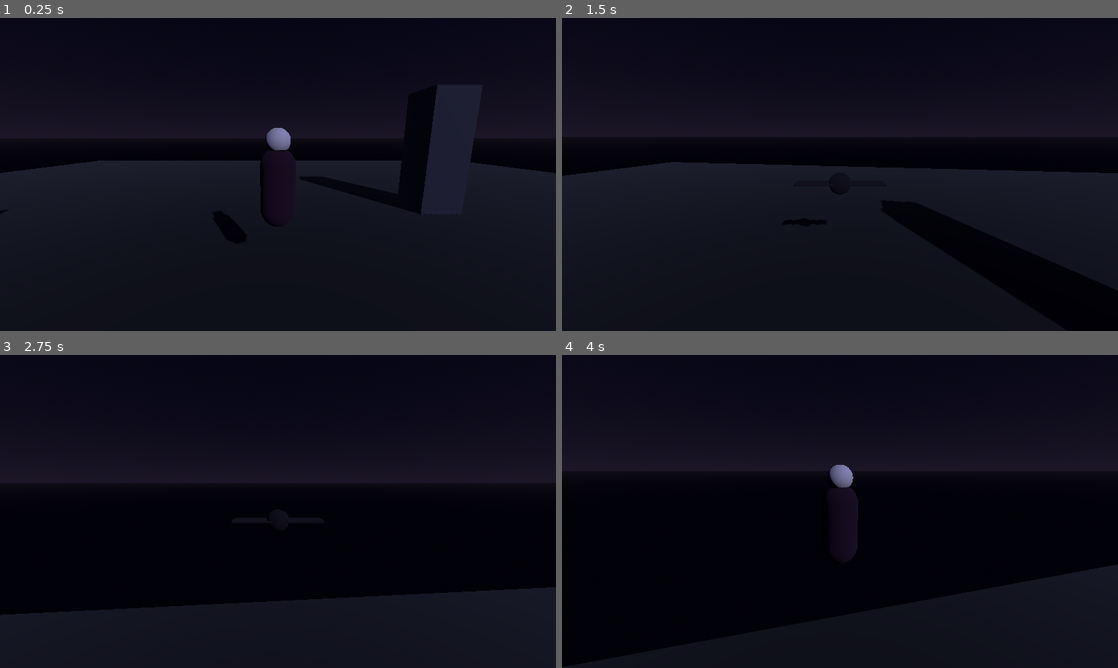
Above: before the commit, frames 1-4 (two rows, left to right).
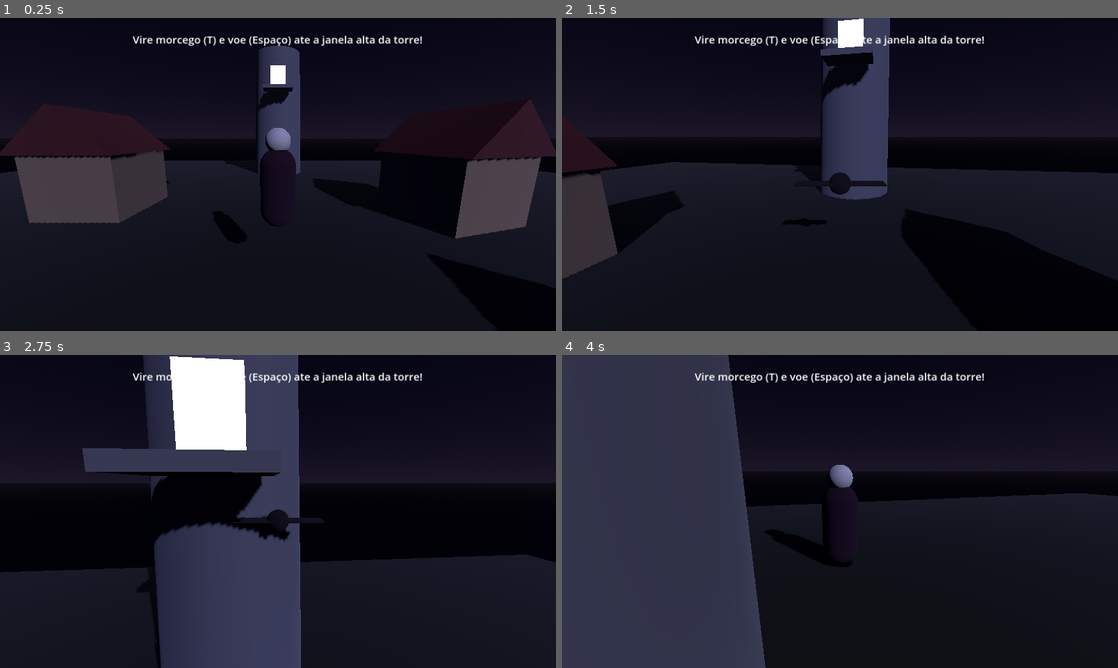
Above: after the commit, the same moments.

Repository: Rafawkj/Luciano
Game: Godot game, scene res://scenes/world.tscn
Two runs of this game, one before a commit and one after it. Both use one fixed random seed, a clock stepped at 60 frames per second and the inputs below.
Inputs (mouse positions are in pixels of both pictures, inside the frame that each line leads up to):
- Up to frame 1 (0.25 s): no input
- Up to frame 2 (1.5 s): move the mouse to (867, 174) at 0.52 s; hold Shift (correr) 0.53-1.28 s; hold W (mover_frente) from 0.53 s (still down); tap Space (pular) at 0.77 s; move the mouse to (812, 174) at 1.27 s; tap T (transformar) at 1.35 s
- Up to frame 3 (2.75 s): keep holding W (mover_frente); tap Space (pular) at 1.52 s; move the mouse to (289, 505) at 2.02 s; hold Shift (correr) from 2.03 s (still down)
- Up to frame 4 (4 s): keep holding W (mover_frente); move the mouse to (834, 517) at 2.77 s; release Shift (correr) at 2.78 s; tap T (transformar) at 2.85 s; tap Space (pular) at 3.02, 3.77 s; move the mouse to (878, 514) at 3.52 s; hold Shift (correr) from 3.53 s (still down)

The runs differ from the first frame. In frame 1, 16% of the frame differs, in the area x 0-100%, y 5-71%; in frame 2, 9.4%; in frame 3, 33%; in frame 4, 40%, in the area x 0-100%, y 0-100%.

Commit message:
Adiciona vila medieval com torre e janela alta acessivel so na forma morcego
- Nova cena village.tscn: 4 casas com colisao, torre de pedra com sacada
- Janela alta com painel luminoso no topo da torre, fora do alcance do pulo
- Area3D (janela_alta.gd) detecta a chegada do jogador e exibe mensagem
- HUD (CanvasLayer + Label) em world.tscn mostra instrucoes/mensagens
- Player adicionado ao grupo "player"; pilares antigos removidos do mundo

Co-Authored-By: Claude Opus 4.8 <noreply@anthropic.com>
Claude-Session: https://claude.ai/code/session_01LpmYnzLzqZkJ9F5Pb2UVqf

Diff:
--- a/scenes/player.tscn
+++ b/scenes/player.tscn
@@ -34,7 +34,7 @@
 material = SubResource("mat_morcego")
 size = Vector3(0.9, 0.04, 0.45)
 
-[node name="Player" type="CharacterBody3D"]
+[node name="Player" type="CharacterBody3D" groups=["player"]]
 script = ExtResource("1_player")
 
 [node name="CollisionShape3D" type="CollisionShape3D" parent="."]
--- /dev/null
+++ b/scenes/village.tscn
@@ -0,0 +1,149 @@
+[gd_scene load_steps=15 format=3 uid="uid://d0vampirevillage1"]
+
+[ext_resource type="Script" path="res://scripts/janela_alta.gd" id="1_janela"]
+
+[sub_resource type="StandardMaterial3D" id="mat_parede"]
+albedo_color = Color(0.55, 0.46, 0.36, 1)
+roughness = 0.9
+
+[sub_resource type="StandardMaterial3D" id="mat_telhado"]
+albedo_color = Color(0.33, 0.11, 0.1, 1)
+roughness = 0.85
+
+[sub_resource type="StandardMaterial3D" id="mat_pedra"]
+albedo_color = Color(0.42, 0.42, 0.46, 1)
+roughness = 0.95
+
+[sub_resource type="StandardMaterial3D" id="mat_janela"]
+albedo_color = Color(1, 0.85, 0.4, 1)
+emission_enabled = true
+emission = Color(1, 0.8, 0.35, 1)
+emission_energy_multiplier = 3.0
+
+[sub_resource type="BoxMesh" id="mesh_parede"]
+material = SubResource("mat_parede")
+size = Vector3(4, 3, 4)
+
+[sub_resource type="BoxShape3D" id="shape_parede"]
+size = Vector3(4, 3, 4)
+
+[sub_resource type="PrismMesh" id="mesh_telhado"]
+material = SubResource("mat_telhado")
+size = Vector3(4.6, 2, 4.6)
+
+[sub_resource type="CylinderMesh" id="mesh_torre"]
+material = SubResource("mat_pedra")
+top_radius = 2.2
+bottom_radius = 2.5
+height = 12.0
+
+[sub_resource type="CylinderShape3D" id="shape_torre"]
+height = 12.0
+radius = 2.5
+
+[sub_resource type="BoxMesh" id="mesh_balcao"]
+material = SubResource("mat_pedra")
+size = Vector3(2.6, 0.3, 1.6)
+
+[sub_resource type="BoxShape3D" id="shape_balcao"]
+size = Vector3(2.6, 0.3, 1.6)
+
+[sub_resource type="BoxMesh" id="mesh_janela"]
+material = SubResource("mat_janela")
+size = Vector3(1.4, 2.0, 0.3)
+
+[sub_resource type="BoxShape3D" id="shape_trigger"]
+size = Vector3(2.6, 2.0, 1.6)
+
+[node name="Vila" type="Node3D"]
+
+[node name="Casa1" type="StaticBody3D" parent="."]
+transform = Transform3D(1, 0, 0, 0, 1, 0, 0, 0, 1, 9, 0, 8)
+
+[node name="Parede" type="MeshInstance3D" parent="Casa1"]
+transform = Transform3D(1, 0, 0, 0, 1, 0, 0, 0, 1, 0, 1.5, 0)
+mesh = SubResource("mesh_parede")
+
+[node name="ColisaoParede" type="CollisionShape3D" parent="Casa1"]
+transform = Transform3D(1, 0, 0, 0, 1, 0, 0, 0, 1, 0, 1.5, 0)
+shape = SubResource("shape_parede")
+
+[node name="Telhado" type="MeshInstance3D" parent="Casa1"]
+transform = Transform3D(1, 0, 0, 0, 1, 0, 0, 0, 1, 0, 4, 0)
+mesh = SubResource("mesh_telhado")
+
+[node name="Casa2" type="StaticBody3D" parent="."]
+transform = Transform3D(0.866, 0, -0.5, 0, 1, 0, 0.5, 0, 0.866, -10, 0, 7)
+
+[node name="Parede" type="MeshInstance3D" parent="Casa2"]
+transform = Transform3D(1, 0, 0, 0, 1, 0, 0, 0, 1, 0, 1.5, 0)
+mesh = SubResource("mesh_parede")
+
+[node name="ColisaoParede" type="CollisionShape3D" parent="Casa2"]
+transform = Transform3D(1, 0, 0, 0, 1, 0, 0, 0, 1, 0, 1.5, 0)
+shape = SubResource("shape_parede")
+
+[node name="Telhado" type="MeshInstance3D" parent="Casa2"]
+transform = Transform3D(1, 0, 0, 0, 1, 0, 0, 0, 1, 0, 4, 0)
+mesh = SubResource("mesh_telhado")
+
+[node name="Casa3" type="StaticBody3D" parent="."]
+transform = Transform3D(0.966, 0, 0.259, 0, 1, 0, -0.259, 0, 0.966, 8, 0, -5)
+
+[node name="Parede" type="MeshInstance3D" parent="Casa3"]
+transform = Transform3D(1, 0, 0, 0, 1, 0, 0, 0, 1, 0, 1.5, 0)
+mesh = SubResource("mesh_parede")
+
+[node name="ColisaoParede" type="CollisionShape3D" parent="Casa3"]
+transform = Transform3D(1, 0, 0, 0, 1, 0, 0, 0, 1, 0, 1.5, 0)
+shape = SubResource("shape_parede")
+
+[node name="Telhado" type="MeshInstance3D" parent="Casa3"]
+transform = Transform3D(1, 0, 0, 0, 1, 0, 0, 0, 1, 0, 4, 0)
+mesh = SubResource("mesh_telhado")
+
+[node name="Casa4" type="StaticBody3D" parent="."]
+transform = Transform3D(1, 0, 0, 0, 1, 0, 0, 0, 1, -9, 0, -6)
+
+[node name="Parede" type="MeshInstance3D" parent="Casa4"]
+transform = Transform3D(1, 0, 0, 0, 1, 0, 0, 0, 1, 0, 1.5, 0)
+mesh = SubResource("mesh_parede")
+
+[node name="ColisaoParede" type="CollisionShape3D" parent="Casa4"]
+transform = Transform3D(1, 0, 0, 0, 1, 0, 0, 0, 1, 0, 1.5, 0)
+shape = SubResource("shape_parede")
+
+[node name="Telhado" type="MeshInstance3D" parent="Casa4"]
+transform = Transform3D(1, 0, 0, 0, 1, 0, 0, 0, 1, 0, 4, 0)
+mesh = SubResource("mesh_telhado")
+
+[node name="Torre" type="StaticBody3D" parent="."]
+transform = Transform3D(1, 0, 0, 0, 1, 0, 0, 0, 1, 0, 0, -18)
+
+[node name="Corpo" type="MeshInstance3D" parent="Torre"]
+transform = Transform3D(1, 0, 0, 0, 1, 0, 0, 0, 1, 0, 6, 0)
+mesh = SubResource("mesh_torre")
+
+[node name="ColisaoCorpo" type="CollisionShape3D" parent="Torre"]
+transform = Transform3D(1, 0, 0, 0, 1, 0, 0, 0, 1, 0, 6, 0)
+shape = SubResource("shape_torre")
+
+[node name="JanelaPainel" type="MeshInstance3D" parent="Torre"]
+transform = Transform3D(1, 0, 0, 0, 1, 0, 0, 0, 1, 0, 9.2, 2.45)
+mesh = SubResource("mesh_janela")
+
+[node name="Balcao" type="StaticBody3D" parent="Torre"]
+transform = Transform3D(1, 0, 0, 0, 1, 0, 0, 0, 1, 0, 8.1, 3.3)
+
+[node name="Piso" type="MeshInstance3D" parent="Torre/Balcao"]
+mesh = SubResource("mesh_balcao")
+
+[node name="ColisaoPiso" type="CollisionShape3D" parent="Torre/Balcao"]
+shape = SubResource("shape_balcao")
+
+[node name="GatilhoJanela" type="Area3D" parent="Torre"]
+transform = Transform3D(1, 0, 0, 0, 1, 0, 0, 0, 1, 0, 9.5, 3.3)
+script = ExtResource("1_janela")
+
+[node name="ColisaoGatilho" type="CollisionShape3D" parent="Torre/GatilhoJanela"]
+shape = SubResource("shape_trigger")
--- a/scenes/world.tscn
+++ b/scenes/world.tscn
@@ -1,6 +1,7 @@
-[gd_scene load_steps=11 format=3 uid="uid://c0vampireworld01"]
+[gd_scene load_steps=9 format=3 uid="uid://c0vampireworld01"]
 
 [ext_resource type="PackedScene" path="res://scenes/player.tscn" id="1_player"]
+[ext_resource type="PackedScene" path="res://scenes/village.tscn" id="2_village"]
 
 [sub_resource type="StandardMaterial3D" id="mat_chao"]
 albedo_color = Color(0.13, 0.14, 0.11, 1)
@@ -12,17 +13,6 @@
 
 [sub_resource type="BoxShape3D" id="shape_chao"]
 size = Vector3(60, 1, 60)
-
-[sub_resource type="StandardMaterial3D" id="mat_pilar"]
-albedo_color = Color(0.2, 0.2, 0.22, 1)
-roughness = 0.9
-
-[sub_resource type="BoxMesh" id="mesh_pilar"]
-material = SubResource("mat_pilar")
-size = Vector3(2, 6, 2)
-
-[sub_resource type="BoxShape3D" id="shape_pilar"]
-size = Vector3(2, 6, 2)
 
 [sub_resource type="ProceduralSkyMaterial" id="sky_mat"]
 sky_top_color = Color(0.04, 0.04, 0.09, 1)
@@ -64,32 +54,19 @@
 transform = Transform3D(1, 0, 0, 0, 1, 0, 0, 0, 1, 0, -0.5, 0)
 shape = SubResource("shape_chao")
 
-[node name="Pilar1" type="StaticBody3D" parent="."]
-transform = Transform3D(1, 0, 0, 0, 1, 0, 0, 0, 1, 8, 3, -6)
-
-[node name="MeshInstance3D" type="MeshInstance3D" parent="Pilar1"]
-mesh = SubResource("mesh_pilar")
-
-[node name="CollisionShape3D" type="CollisionShape3D" parent="Pilar1"]
-shape = SubResource("shape_pilar")
-
-[node name="Pilar2" type="StaticBody3D" parent="."]
-transform = Transform3D(1, 0, 0, 0, 1, 0, 0, 0, 1, -10, 3, 4)
-
-[node name="MeshInstance3D" type="MeshInstance3D" parent="Pilar2"]
-mesh = SubResource("mesh_pilar")
-
-[node name="CollisionShape3D" type="CollisionShape3D" parent="Pilar2"]
-shape = SubResource("shape_pilar")
-
-[node name="Pilar3" type="StaticBody3D" parent="."]
-transform = Transform3D(1, 0, 0, 0, 1, 0, 0, 0, 1, 3, 3, 12)
-
-[node name="MeshInstance3D" type="MeshInstance3D" parent="Pilar3"]
-mesh = SubResource("mesh_pilar")
-
-[node name="CollisionShape3D" type="CollisionShape3D" parent="Pilar3"]
-shape = SubResource("shape_pilar")
+[node name="Vila" parent="." instance=ExtResource("2_village")]
 
 [node name="Player" parent="." instance=ExtResource("1_player")]
 transform = Transform3D(1, 0, 0, 0, 1, 0, 0, 0, 1, 0, 2, 0)
+
+[node name="HUD" type="CanvasLayer" parent="."]
+
+[node name="MensagemLabel" type="Label" parent="HUD" groups=["hud_mensagem"]]
+anchor_right = 1.0
+offset_top = 20.0
+offset_bottom = 70.0
+grow_horizontal = 2
+theme_override_font_sizes/font_size = 22
+text = "Vire morcego (T) e voe (Espaço) ate a janela alta da torre!"
+horizontal_alignment = 1
+vertical_alignment = 1
--- /dev/null
+++ b/scripts/janela_alta.gd
@@ -0,0 +1,37 @@
+# janela_alta.gd
+# ----------------------------------------------------------------------------
+# Fica preso a uma Area3D colocada na sacada da JANELA ALTA da torre.
+#
+# Essa área detecta quando o JOGADOR entra nela. Como a janela fica muito alta,
+# só é possível chegar lá VOANDO na forma de morcego — o pulo do vampiro não
+# alcança. Ao chegar, mostramos uma mensagem na tela (HUD) e no console.
+# ----------------------------------------------------------------------------
+
+extends Area3D
+
+# Mensagem exibida ao alcançar a janela. Editável no Inspetor.
+@export var mensagem: String = "Você alcançou a janela alta da torre! 🦇 Só dá pra chegar voando como morcego."
+
+# Garante que a mensagem só apareça uma vez.
+var ja_alcancada: bool = false
+
+
+func _ready() -> void:
+	# Conecta o sinal "body_entered": ele dispara quando um corpo físico
+	# (como o jogador) entra nesta área.
+	body_entered.connect(_ao_entrar_corpo)
+
+
+func _ao_entrar_corpo(corpo: Node3D) -> void:
+	if ja_alcancada:
+		return
+
+	# Só reage ao jogador (que está no grupo "player").
+	if corpo.is_in_group("player"):
+		ja_alcancada = true
+		print(mensagem)
+
+		# Procura o rótulo do HUD (no grupo "hud_mensagem") e mostra a mensagem.
+		var rotulo := get_tree().get_first_node_in_group("hud_mensagem")
+		if rotulo:
+			rotulo.text = mensagem
Not shown, changed: README.md
